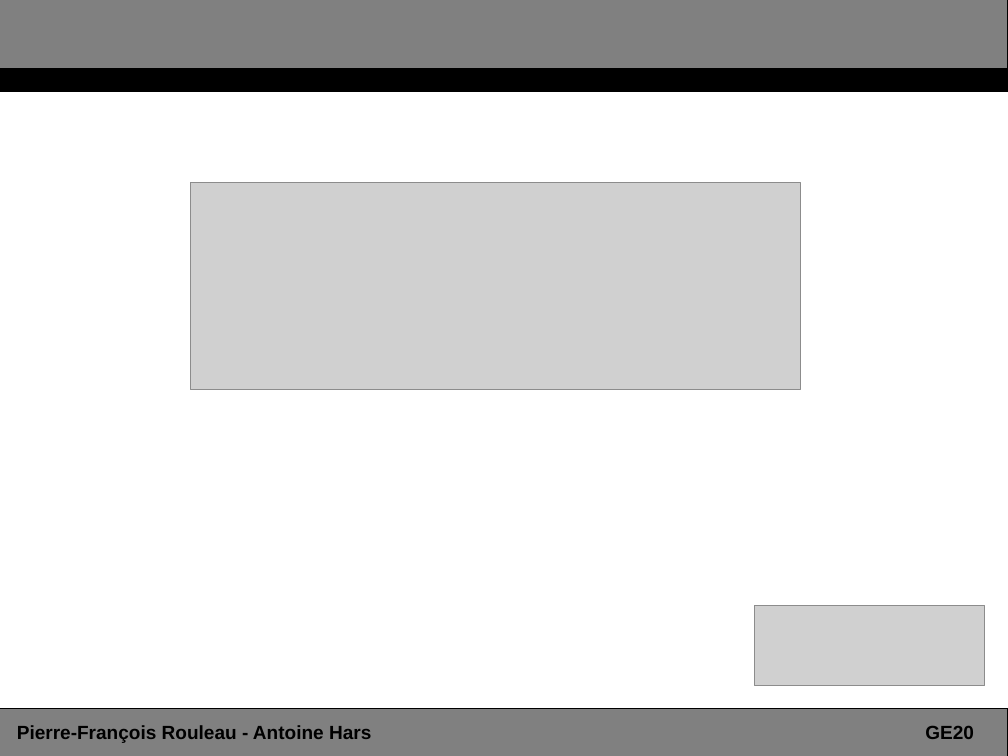
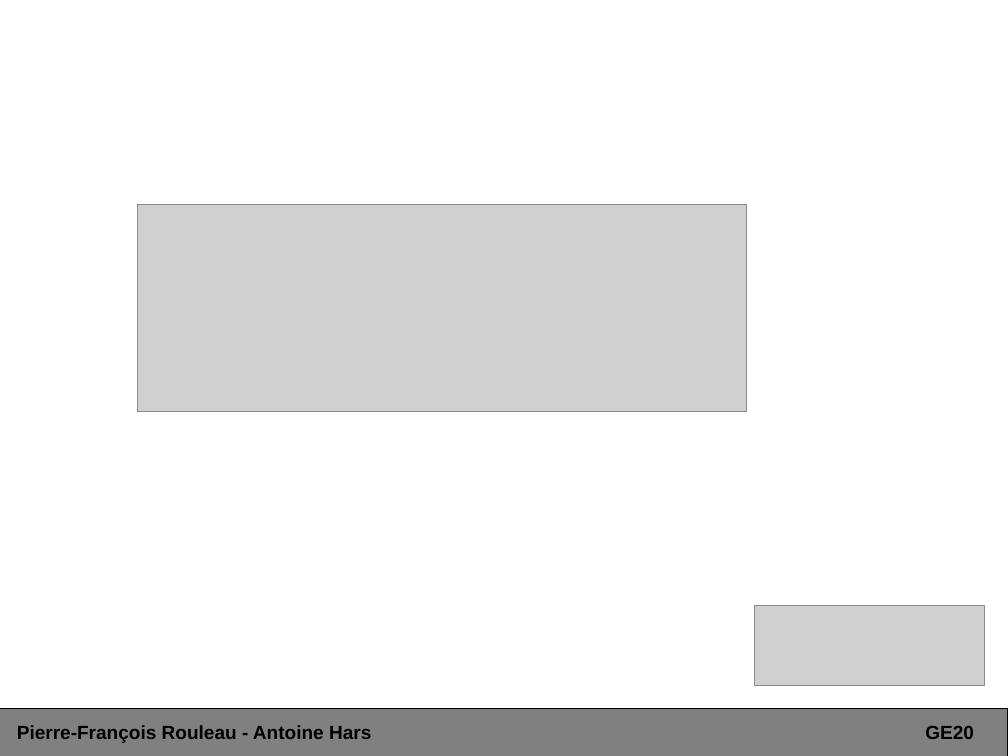
Before and after one commit to ahars/ge20, a slide deck: slide 1 of presentation_dropbox.odp. Drawn at 1008x756 pixels with LibreOffice and Linux fonts; fonts in the diff are those of the drawing; grey boxes stand for pictures. Boxes give left, top, right and bottom in pixels: in the first picture for what was removed or moved away, otherwise in the second. Text is boxed around its words. In the diff, an @@ line names an element or a change of style, - is before the commit and + after.

```diff
--- a/presentation_dropbox.odp
+++ b/presentation_dropbox.odp
@@ rectangle removed at (0, 0, 1008, 91) @@
@@ rectangle removed at (0, 69, 1008, 91) @@
@@ picture: place and size @@
-picture at (190, 183, 800, 390)
+picture at (137, 205, 747, 412)
```
Also in this commit, not shown: 3 other slides changed, 5 slides added.
